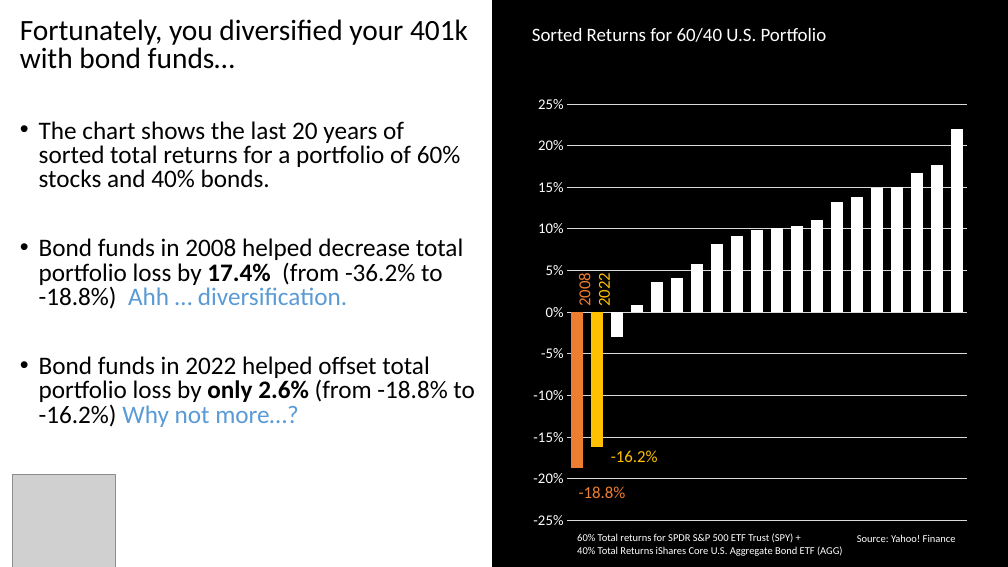
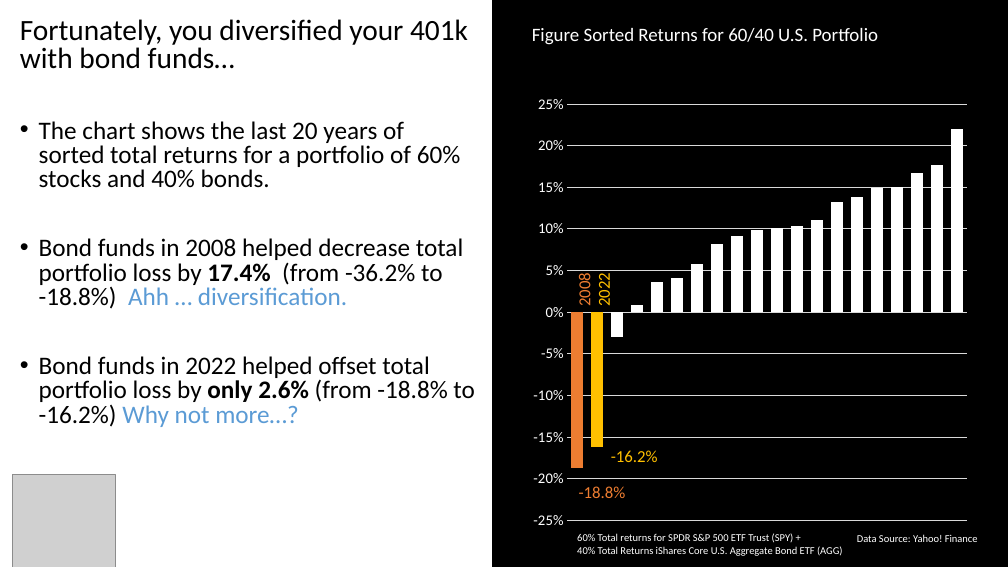
Before and after one commit to payseur/scott.github.io, a slide deck: slide 4 of projects/medium/duration.pptx. Drawn at 1008x567 pixels with LibreOffice and Linux fonts; fonts in the diff are those of the drawing; grey boxes stand for pictures. Boxes give left, top, right and bottom in pixels: in the first picture for what was removed or moved away, otherwise in the second. Text is boxed around its words. In the diff, an @@ line names an element or a change of style, - is before the commit and + after.

```diff
--- a/projects/medium/duration.pptx
+++ b/projects/medium/duration.pptx
@@ text at (532, 28, 878, 45): text changed @@
-Sorted Returns for 60/40 U.S. Portfolio
+Figure Sorted Returns for 60/40 U.S. Portfolio
@@ text at (857, 534, 978, 542): text changed @@
-Source: Yahoo! Finance
+Data Source: Yahoo! Finance
```
Also in this commit, not shown: 4 other slides changed, 1 slide added, 5 other files.
